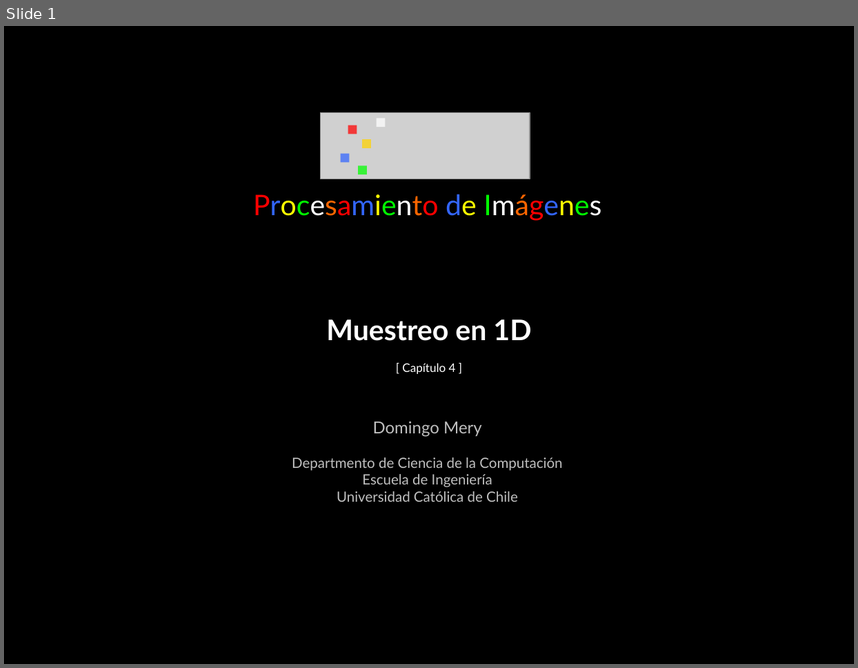
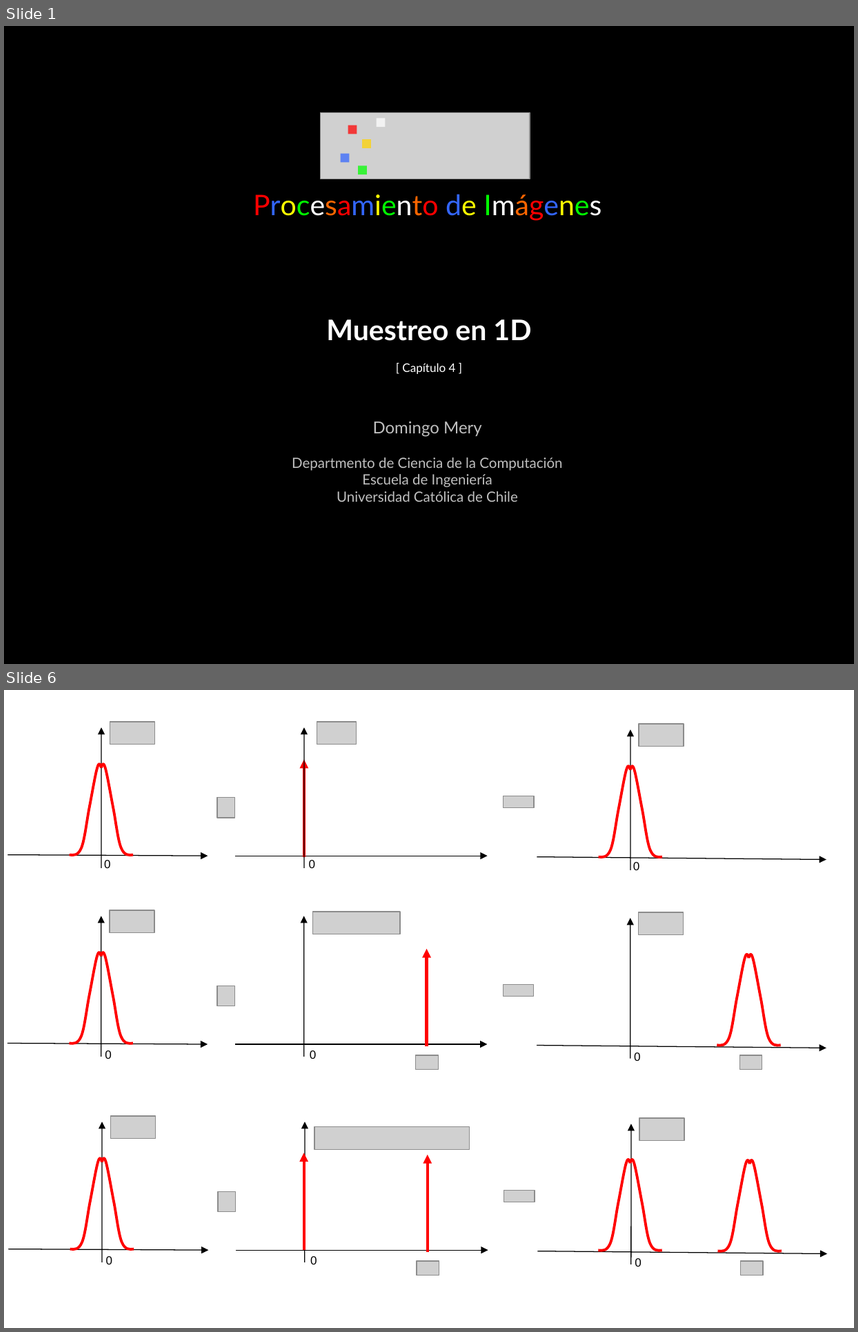
Before and after one commit to domingomery/imagenes, a slide deck: clases/Cap04_Sistemas_Lineales/presentations/IMG04_Muestreo1D_DFT.pptx. Shown one above the other, each under a label of ours: slide 1 before the commit, slides 1 and 6 after it; the slides between them are not shown. The pictures are 858x668 and 858x1332 pixels, drawn with LibreOffice and Linux fonts; fonts in the diff are those of the drawing; grey boxes stand for pictures; background and template pictures are left out. Boxes give left, top, right and bottom in pixels: in the first picture for what was removed or moved away, otherwise in the second. Text is boxed around its words. In the diff, an @@ line names an element or a change of style, - is before the commit and + after.

```diff
--- a/clases/Cap04_Sistemas_Lineales/presentations/IMG04_Muestreo1D_DFT.pptx
+++ b/clases/Cap04_Sistemas_Lineales/presentations/IMG04_Muestreo1D_DFT.pptx
@@ slide 6 added at [4, 690, 854, 1328], background #FFFFFF @@
@@ arrow added from (101, 867) to (101, 727), #000000 0.75 pt @@
@@ picture added at [110, 722, 154, 744] @@
@@ arrow added from (304, 867) to (304, 727), #000000 0.75 pt @@
@@ picture added at [317, 722, 356, 744] @@
@@ freeform shape added at [70, 760, 102, 855], outline #FF0000 2.25 pt @@
@@ freeform shape added at [101, 760, 133, 855], outline #FF0000 2.25 pt @@
@@ arrow added from (304, 856) to (304, 760), #FF0000 2.5 pt @@
@@ picture added at [217, 798, 235, 818] @@
@@ picture added at [503, 796, 534, 807] @@
@@ arrow added from (7, 855) to (208, 856), #000000 0.75 pt @@
@@ text added at [104, 860, 111, 868], 10 pt, text #000000 @@
+0
@@ arrow added from (235, 856) to (488, 856), #000000 0.75 pt @@
@@ text added at [309, 860, 316, 868], 10 pt, text #000000 @@
+0
@@ group added at [537, 724, 826, 870]: 2 arrows, 2 freeform shapes, 1 picture, 1 text @@
+0
@@ group added at [7, 910, 534, 1069]: 5 arrows, 5 pictures, 2 freeform shapes, 2 texts @@
+0
+0
@@ group added at [537, 912, 826, 1069]: 2 arrows, 2 pictures, 2 freeform shapes, 1 text @@
+0
@@ group added at [8, 1116, 535, 1275]: 6 arrows, 5 pictures, 2 freeform shapes, 2 texts @@
+0
+0
@@ group added at [538, 1118, 827, 1275]: 4 freeform shapes, 2 arrows, 2 pictures, 1 text @@
+0
```
Also in this commit, not shown: 9 other slides added, 11 other files.
